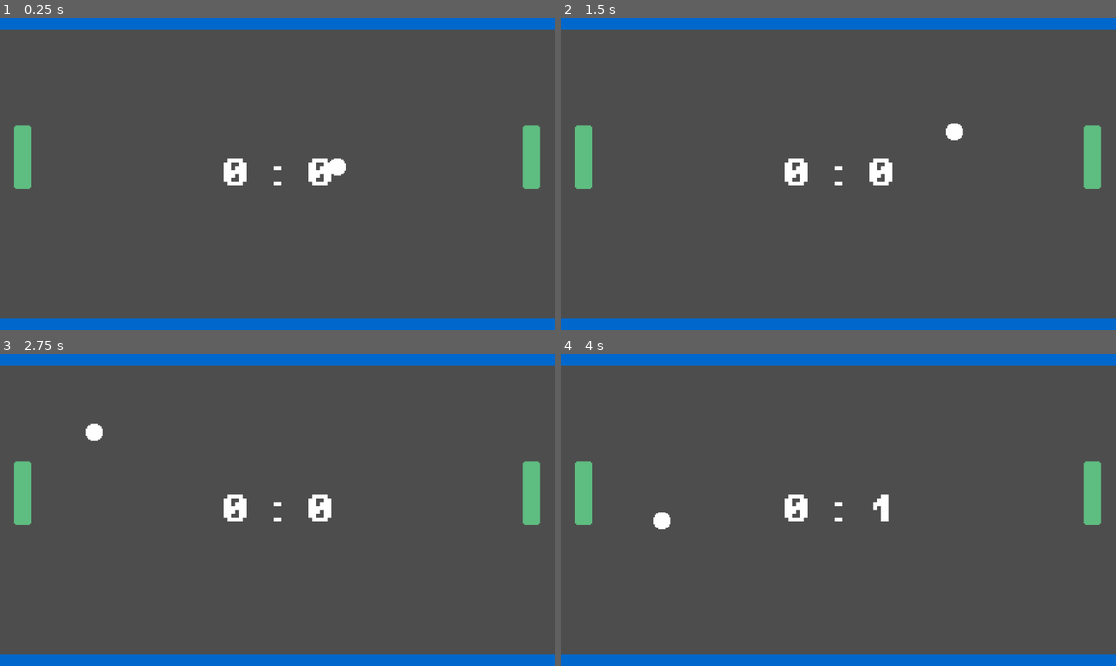
Above: before the commit, frames 1-4 (two rows, left to right).
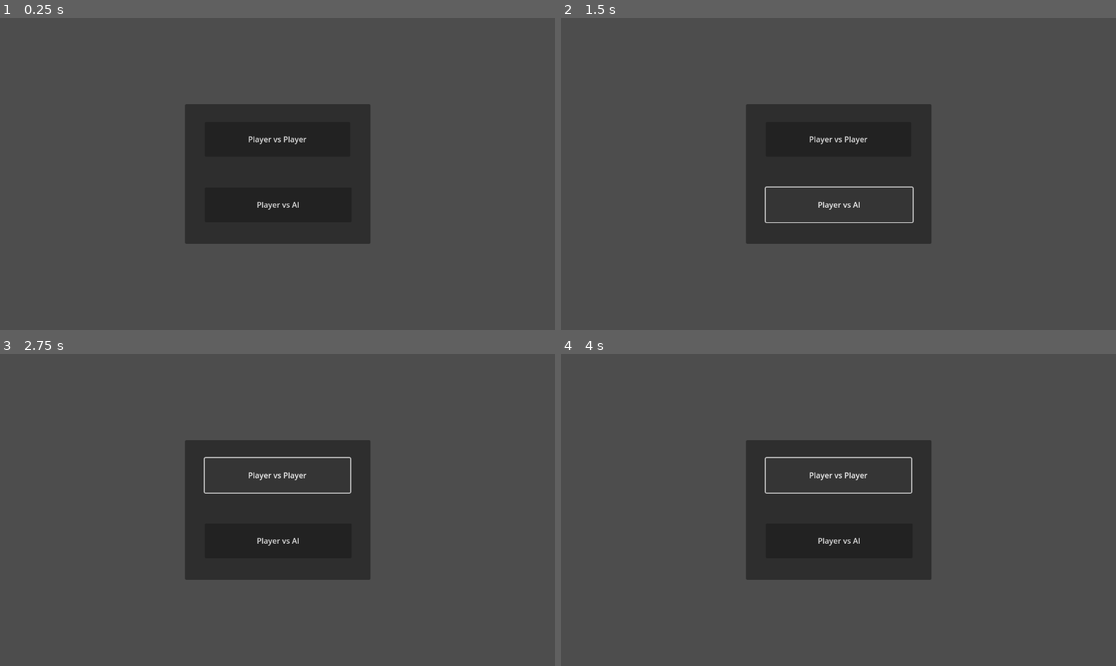
Above: after the commit, the same moments.

Repository: Mimi522/Godot-20-Game-Challenge
Game: Godot game, scene res://scenes/main_menu.tscn
Two runs of this game, one before a commit and one after it. Both use one fixed random seed, a clock stepped at 60 frames per second and the inputs below. Before the commit the project starts from res://scenes/game.tscn.
Inputs (mouse positions are in pixels of both pictures, inside the frame that each line leads up to):
- Up to frame 1 (0.25 s): no input
- Up to frame 2 (1.5 s): click (838, 139) at 0.5 s, where only the run after the commit has a clickable "Player vs Player"; click (838, 205) at 1.25 s, where only the run after the commit has a clickable "Player vs AI"
- Up to frame 3 (2.75 s): click (277, 475) at 2 s, where only the run after the commit has a clickable "Player vs Player"
- Up to frame 4 (4 s): click (838, 541) at 2.75 s, where only the run after the commit has a clickable "Player vs AI"; click (838, 475) at 3.5 s, where only the run after the commit has a clickable "Player vs Player"

The runs differ from the first frame. In frame 1, 24% of the frame differs, in the area x 0-100%, y 0-100%; in frame 2, 21%; in frame 3, 21%; in frame 4, 21%.

Commit message:
feat: change main scene

Diff:
--- a/Pong/project.godot
+++ b/Pong/project.godot
@@ -11,7 +11,7 @@
 [application]
 
 config/name="Pong"
-run/main_scene="res://scenes/game.tscn"
+run/main_scene="res://scenes/main_menu.tscn"
 config/features=PackedStringArray("4.2", "GL Compatibility")
 config/icon="res://sprites/icon.svg"
 
